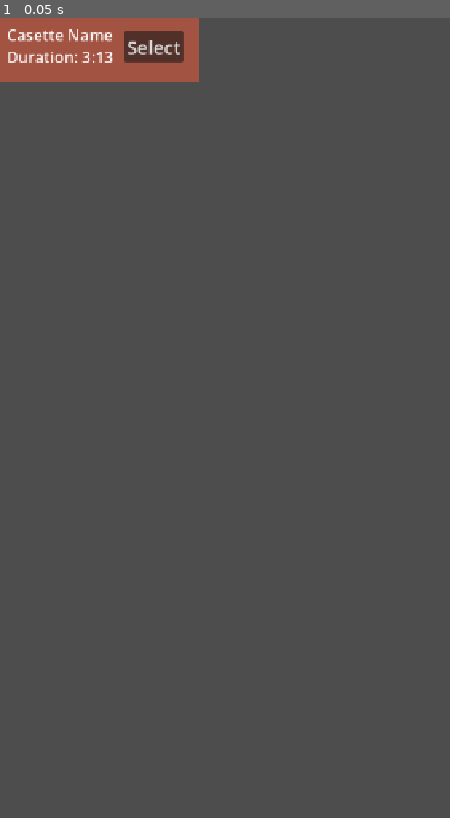
Above: before the commit, frame 1.
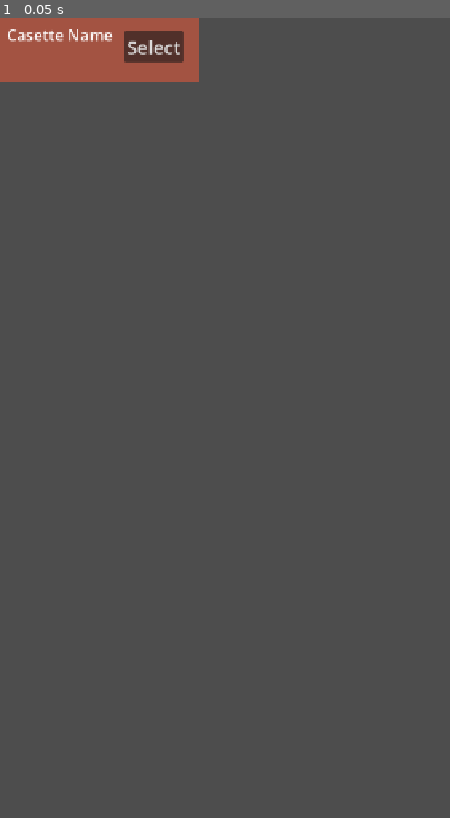
Above: after the commit, the same moment.

Repository: AeroSpaceGames/Mixtape
Game: Godot game, scene res://Scenes/casette_group.tscn
Same seed, same stepped clock (60 frames per second), same inputs: the game is played once before the commit and once after it. This scene is started directly instead of the project's main scene. Sound files missing from this copy of the repository are replaced by a short silence.
Inputs:
- Up to frame 1 (0.05 s): no input

The runs differ from the first frame. In frame 1, 0.2% of the frame differs, in the area x 1-26%, y 4-6%.

Commit message:
Collection State 3

Diff:
--- a/Scenes/Testing.tscn
+++ b/Scenes/Testing.tscn
@@ -460,6 +460,19 @@
 [node name="SongsGroup" type="VBoxContainer" parent="Utility/CanvasLayer/CasetteSongs/ScrollContainer" unique_id=1625444616]
 unique_name_in_owner = true
 layout_mode = 2
+
+[node name="Duration" type="Label" parent="Utility/CanvasLayer/CasetteSongs" unique_id=929835839]
+layout_mode = 1
+anchors_preset = 2
+anchor_top = 1.0
+anchor_bottom = 1.0
+offset_left = 46.0
+offset_top = -113.0
+offset_right = 191.0
+offset_bottom = -71.0
+grow_vertical = 0
+theme_override_font_sizes/font_size = 30
+text = "Duration: "
 
 [node name="Library" type="Control" parent="." unique_id=688034521]
 custom_minimum_size = Vector2(720, 1280)
--- a/Scenes/casette_group.tscn
+++ b/Scenes/casette_group.tscn
@@ -31,19 +31,6 @@
 theme_override_font_sizes/font_size = 25
 text = "Casette Name"
 
-[node name="Duration" type="Label" parent="." unique_id=262525345]
-layout_mode = 1
-anchors_preset = 2
-anchor_top = 1.0
-anchor_bottom = 1.0
-offset_left = 11.0
-offset_top = -57.0
-offset_right = 181.0
-offset_bottom = -22.0
-grow_vertical = 0
-theme_override_font_sizes/font_size = 25
-text = "Duration: 3:13"
-
 [node name="Select" type="Button" parent="." unique_id=371816765]
 layout_mode = 1
 anchors_preset = 6
--- /dev/null
+++ b/Scripts/Saves/CollectionSave.gd
@@ -0,0 +1,24 @@
+extends Resource
+class_name CollectionSave
+
+const SAVE_GAME_PATH = "user://collection.tres"
+
+@export var casettes: Dictionary[String, Array]
+# "a" : [my name, design, [song indexes]]
+
+func load_mix_from_coll(nm: String, data: Array):
+	var new_casette: Casette = Casette.new()
+	new_casette.my_name = data[0]
+	new_casette.design = data[1]
+	new_casette.duration = data[2]
+	new_casette.song_indexes = data[3]
+	PlaylistManager.collection_library.casette_list[nm] = new_casette
+
+func write_savegame() -> void:
+	ResourceSaver.save(self, SAVE_GAME_PATH)
+
+static func save_exists() -> bool:
+	return ResourceLoader.exists(SAVE_GAME_PATH)
+
+static func load_savegame():
+	return ResourceLoader.load(SAVE_GAME_PATH, "", 1)
--- a/Scripts/Saves/LibrarySave.gd
+++ b/Scripts/Saves/LibrarySave.gd
@@ -55,6 +55,7 @@
 	file_res.name = path.get_file().get_basename()
 	@warning_ignore("narrowing_conversion")
 	file_res.duration = file_res.stream.get_length()
+	print(file_res.duration)
 	file_res.author = auth
 	AudioManager.add_song(file_res)
 
--- a/Scripts/casette_group.gd
+++ b/Scripts/casette_group.gd
@@ -1,14 +1,12 @@
 extends Control
 
-var self_data: Casette = Casette.new()
+var my_name: String = ""
 
 signal casette_data(data: Casette)
 
-func set_data(res: Casette):
-	self_data.design = res.design
-	self_data.duration = res.duration
-	self_data.my_name = res.my_name
-	self_data.song_indexes = res.song_indexes
+
+func set_data(nm: String):
+	my_name = nm
 
 func open_me():
-	casette_data.emit(self_data)
+	casette_data.emit(my_name)
--- a/Scripts/casette_songs.gd
+++ b/Scripts/casette_songs.gd
@@ -6,17 +6,25 @@
 @onready var current_song: Control = %CurrentSong
 @onready var song_selection: OptionButton = %SongSelection
 @onready var add_remove: Button = $AddRemove
+@onready var duration: Label = $Duration
+
+var _coll: CollectionSave
 
 var recent_casette: Casette = null
 
 func _ready() -> void:
 	close_casette()
 
-func open_casette(res: Casette):
+func open_casette(nm: String):
+	var res = PlaylistManager.collection_library.casette_list[nm]
 	sort_songs(res.song_indexes)
 	recent_casette = res
+	show_duration()
 	load_new_songs()
 	show()
+
+func show_duration():
+	duration.text = "Duration: " + str(recent_casette.duration)
 
 func close_casette():
 	recent_casette = Casette.new()
@@ -54,11 +62,30 @@
 func add_or_remove():
 	var idx: int = song_selection.get_item_index(song_selection.get_selected_id())
 	if idx in recent_casette.song_indexes:
+		#remove
 		PlaylistManager.collection_library.casette_list[recent_casette.my_name].song_indexes.erase(idx)
 	else:
+		#add
 		PlaylistManager.collection_library.casette_list[recent_casette.my_name].song_indexes.append(idx)
 
 	recent_casette.song_indexes = PlaylistManager.collection_library.casette_list[recent_casette.my_name].song_indexes
+
+	#Duration calc
+	var final_duration: int = 0
+	for i in recent_casette.song_indexes:
+		print(AudioManager.song_library.songs_list.values()[i].duration)
+		final_duration += AudioManager.song_library.songs_list.values()[i].duration
+	PlaylistManager.collection_library.casette_list[recent_casette.my_name].duration = final_duration
+
+	show_duration()
+
+	#Save control
+	if CollectionSave.save_exists():
+		_coll = CollectionSave.load_savegame() as CollectionSave
+		_coll.casettes[recent_casette.my_name] = [recent_casette.my_name, recent_casette.design, recent_casette.duration, recent_casette.song_indexes]
+		_coll.write_savegame()
+
+
 	sort_songs(PlaylistManager.collection_library.casette_list[recent_casette.my_name].song_indexes)
 	song_selected(-1)
 
--- a/Scripts/collection_groups.gd
+++ b/Scripts/collection_groups.gd
@@ -17,9 +17,8 @@
 	var casette_res: Array[Casette] = PlaylistManager.collection_library.casette_list.values()
 	for i in len(casette_res):
 		var new_group = group_scene.instantiate()
-		new_group.set_data(casette_res[i])
+		new_group.set_data(casette_res[i].my_name)
 		new_group.get_node("Name").text = casette_res[i].my_name
-		new_group.get_node("Duration").text = str(casette_res[i].duration)
 		new_group.connect("casette_data", casette_songs.open_casette)
 		group_container.add_child(new_group)
 
--- a/Scripts/collection_handler.gd
+++ b/Scripts/collection_handler.gd
@@ -1,6 +1,8 @@
 extends Node
 @onready var text_edit: Control = %TextEdit
 @onready var collection_groups: Node = %CollectionGroups
+
+var _coll: CollectionSave
 
 # "My Casette" : [design: int, duration: float, [songs_index: index]]
 
@@ -14,4 +16,10 @@
 	new_casette.song_indexes = []
 	PlaylistManager.add_casette(new_casette.my_name, new_casette)
 
+	#Save control
+	if CollectionSave.save_exists():
+		_coll = CollectionSave.load_savegame() as CollectionSave
+		_coll.casettes[new_casette.my_name] = [new_casette.my_name, new_casette.design, new_casette.duration, new_casette.song_indexes]
+		_coll.write_savegame()
+
 	collection_groups.create_groups()
--- a/Scripts/loading.gd
+++ b/Scripts/loading.gd
@@ -1,11 +1,13 @@
 extends Control
 
 var _lib: LibrarySave
+var _coll: CollectionSave
 
 func _ready() -> void:
 	create_or_load_saves()
 
 func create_or_load_saves():
+	#All songs
 	if LibrarySave.save_exists():
 		_lib = LibrarySave.load_savegame() as LibrarySave
 		AudioManager.song_library.songs_list = {}
@@ -17,6 +19,18 @@
 		AudioManager.song_library.songs_list = {}
 		_lib.write_savegame()
 
+	#All mixtapes/casettes
+	if CollectionSave.save_exists():
+		_coll = CollectionSave.load_savegame() as CollectionSave
+		PlaylistManager.collection_library.casette_list = {}
+		for i in _coll.casettes.keys():
+			_coll.load_mix_from_coll(i, _coll.casettes[i])
+	else:
+		_coll = CollectionSave.new()
+		_coll.casettes = {}
+		PlaylistManager.collection_library.casette_list = {}
+		_coll.write_savegame()
+
 
 func _on_load_time_timeout() -> void:
 	get_tree().change_scene_to_file("res://Scenes/Testing.tscn")
Not shown, added: Scripts/Saves/CollectionSave.gd.uid
